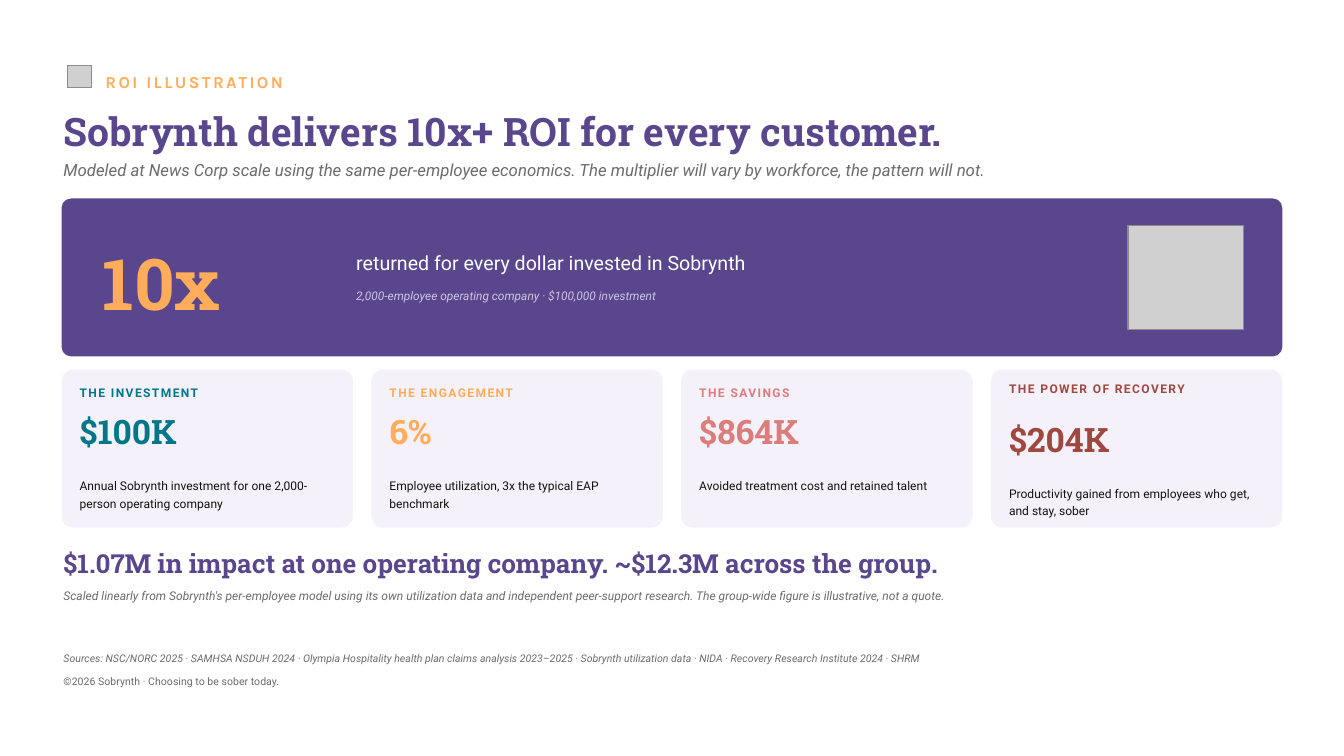
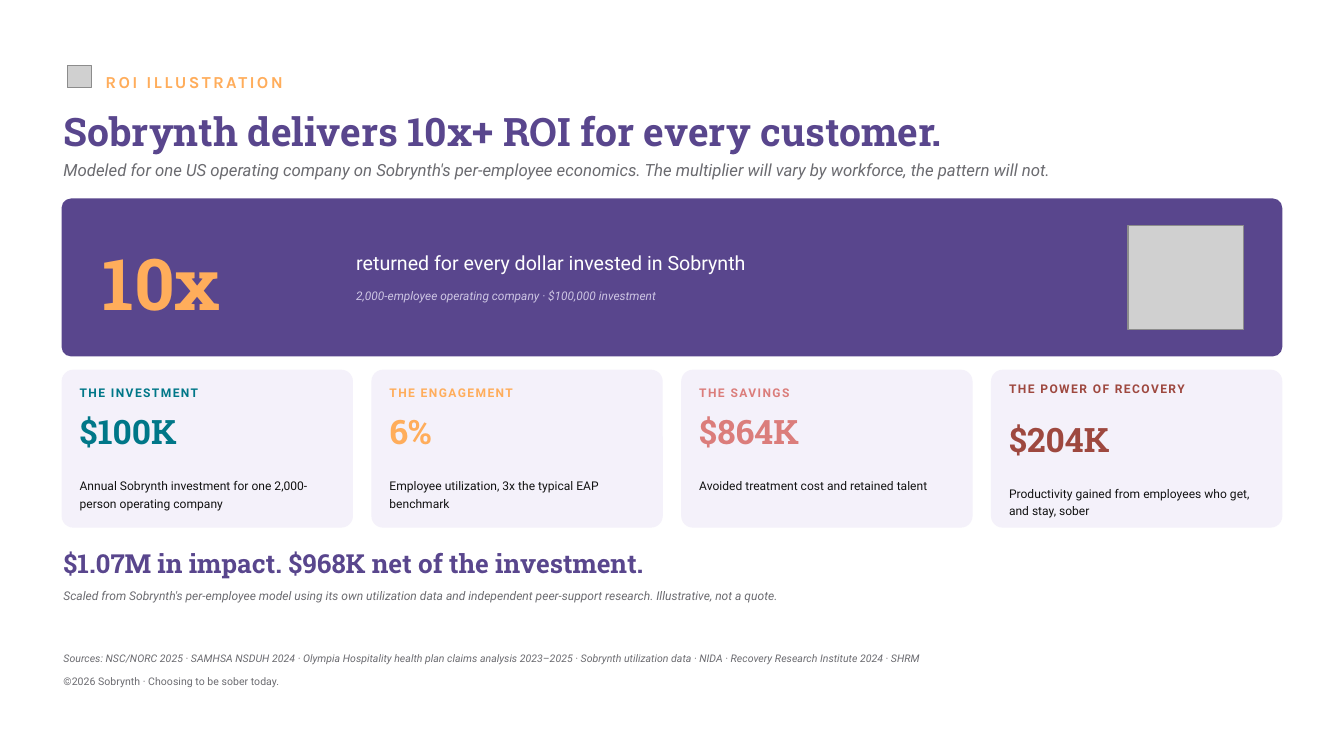
Before and after one commit to aderjess-max/Carietti, a slide deck: slide 16 of decks/Sobrynth-NewsCorp-HR-Briefing.pptx. Drawn at 1344x756 pixels with LibreOffice and Linux fonts; fonts in the diff are those of the drawing; grey boxes stand for pictures. Boxes give left, top, right and bottom in pixels: in the first picture for what was removed or moved away, otherwise in the second. Text is boxed around its words. In the diff, an @@ line names an element or a change of style, - is before the commit and + after.

```diff
--- a/decks/Sobrynth-NewsCorp-HR-Briefing.pptx
+++ b/decks/Sobrynth-NewsCorp-HR-Briefing.pptx
@@ text at [63, 163, 1050, 180]: text changed @@
-Modeled at News Corp scale using the same per-employee economics. The multiplier will vary by workforce, the pattern will not.
+Modeled for one US operating company on Sobrynth's per-employee economics. The multiplier will vary by workforce, the pattern will not.
@@ text at [63, 551, 643, 579]: text changed @@
-$1.07M in impact at one operating company. ~$12.3M across the group.
+$1.07M in impact. $968K net of the investment.
@@ text at [63, 591, 777, 603]: text changed @@
-Scaled linearly from Sobrynth's per-employee model using its own utilization data and independent peer-support research. The group-wide figure is illustrative, not a quote.
+Scaled from Sobrynth's per-employee model using its own utilization data and independent peer-support research. Illustrative, not a quote.
```
Also in this commit, not shown: 4 other slides changed, 2 other files.
